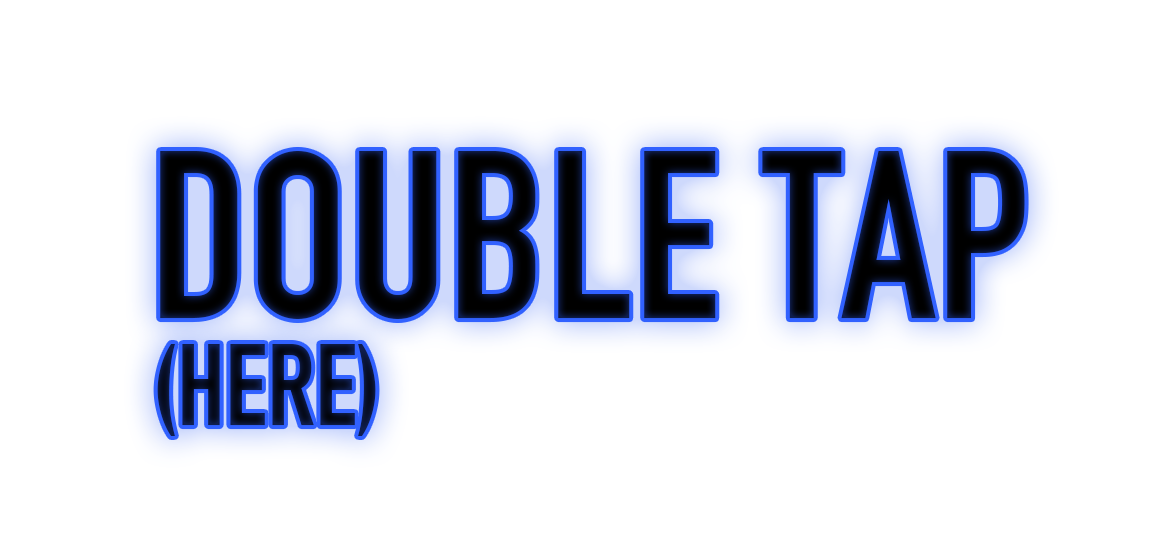
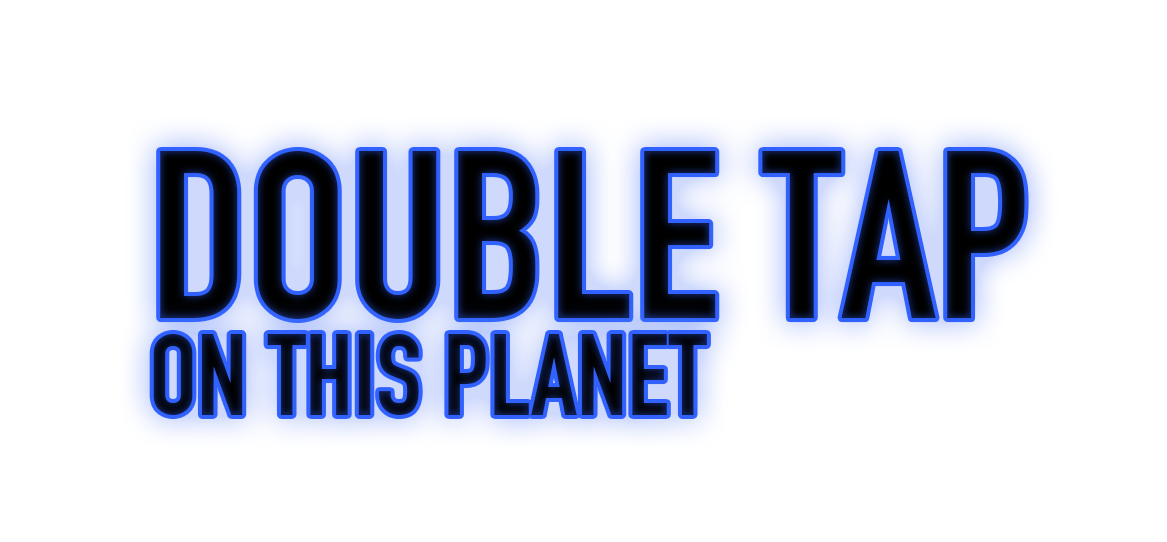
The second 1167 x 542 image is a revision of the first. Changes to its layers:
renamed "(HERE)" to "ON THIS PLANET", painted on it over [153, 334, 707, 436]
